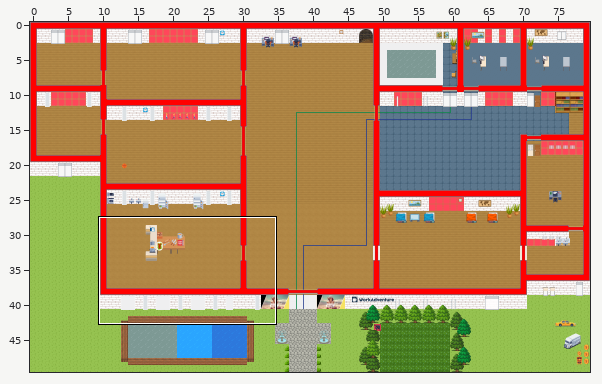
Tiled map (JSON) -- mapShaka.tmj. The first picture is a wide view before the edit; the outline marks the close-up.
Close-up. Before the edit:
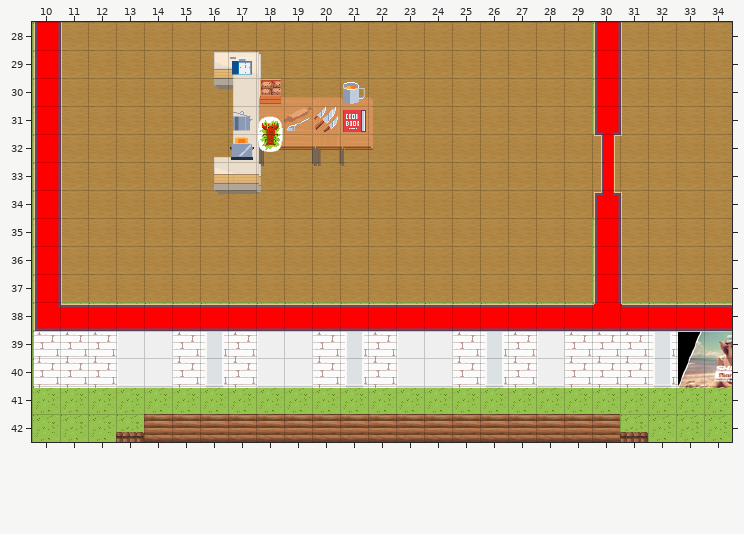
Cells are 32x32 px. Shown: x 10..34, y 28..42. The commit also changed other parts of the map, which this record leaves out.
After:
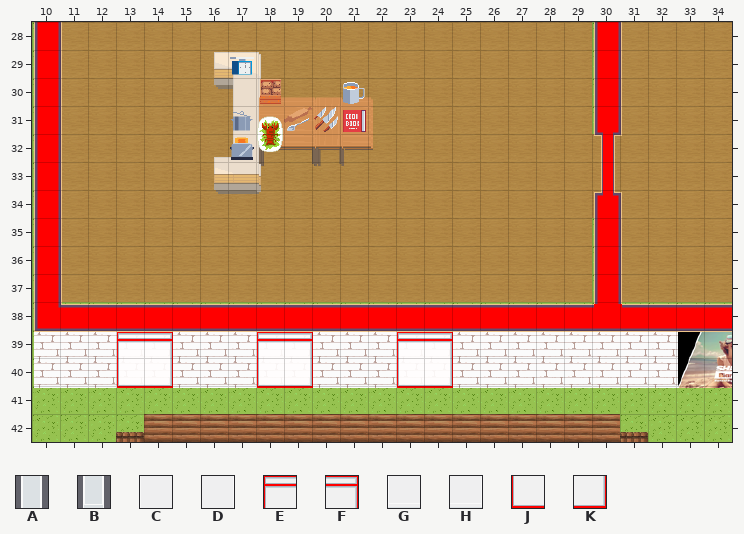
Key: from "Chunk 1": A 91, B 95, C 110, D 111, E 118, F 119, G 120, H 121, J 126, K 127.
_ is an empty cell.
What changed:
Layer "walls Menuiserie":
Tile E replaces tile C in row 39 at x 13, 18 and 23.
Tile F replaces tile D in row 39 at x 14, 19 and 24.
Tile J replaces tile G in row 40 at x 13, 18 and 23.
Tile K replaces tile H in row 40 at x 14, 19 and 24.
Tile A is gone in row 39 at x 16, 21, 26 and 32.
Tile B is gone in row 40 at x 16, 21, 26 and 32.
Tile C is gone in row 39 at x 28.
Tile G is gone in row 40 at x 28.
Pixel boxes of the changes (left, top, right, bottom) in both close-ups:
changed: (117, 332, 173, 388)
removed: (205, 332, 224, 388)
changed: (257, 332, 313, 388)
removed: (345, 332, 364, 388)
changed: (397, 332, 453, 388)
removed: (485, 332, 504, 388)
removed: (537, 332, 565, 388)
removed: (653, 332, 672, 388)
